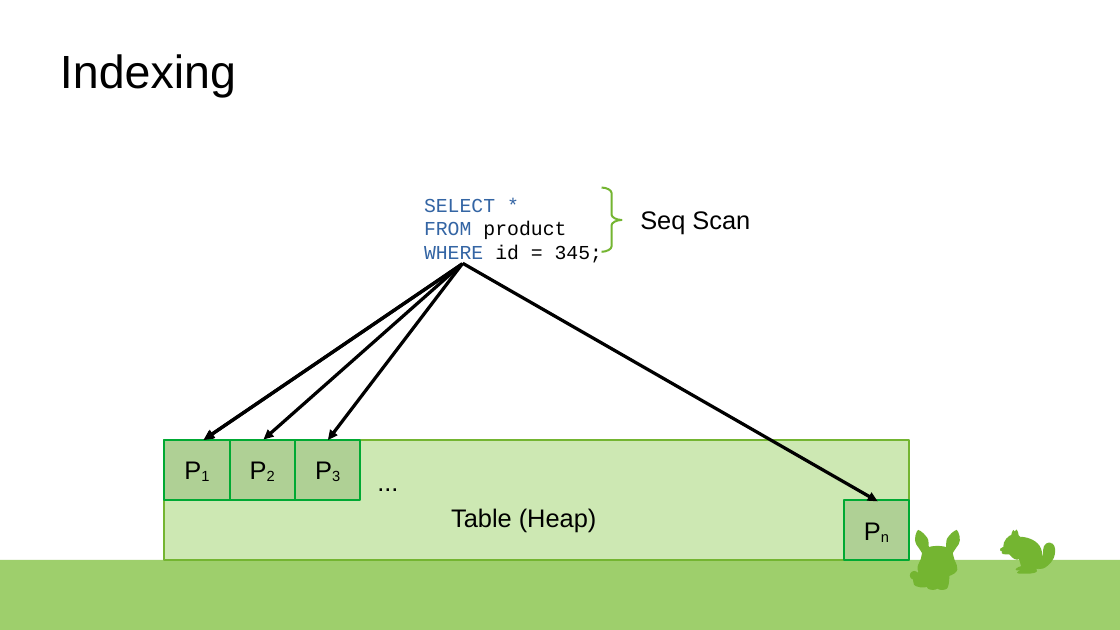
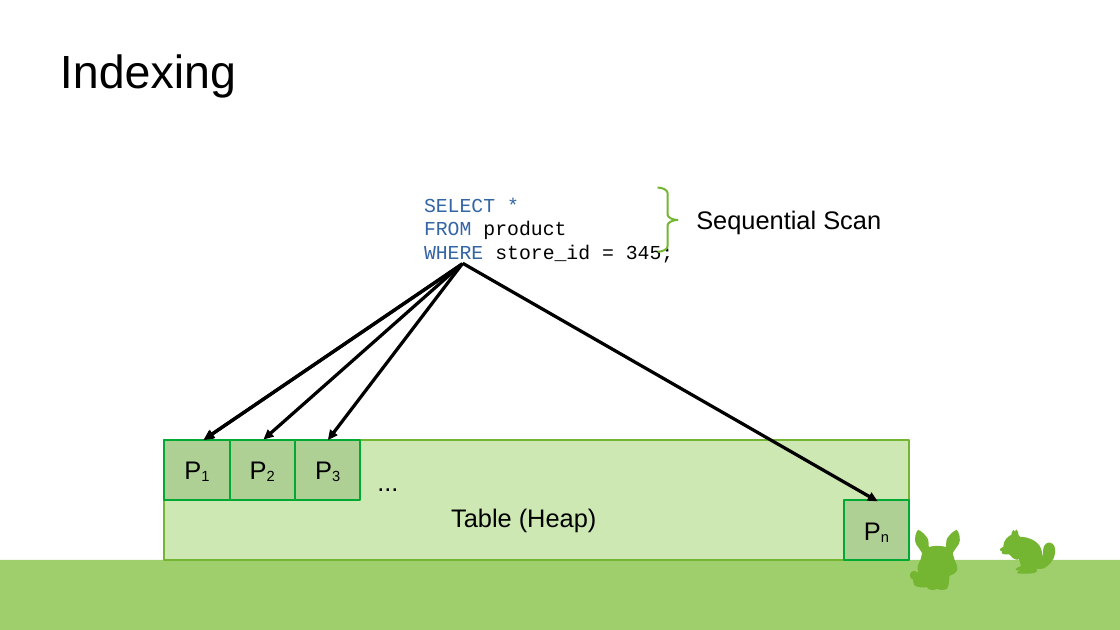
Before and after one commit to rsibanez89/postgres-indexing, a slide deck: slide 11 of Presentation.odp (slide 10 before the commit). Drawn at 1120x630 pixels with LibreOffice and Linux fonts; fonts in the diff are those of the drawing. Boxes give left, top, right and bottom in pixels: in the first picture for what was removed or moved away, otherwise in the second. Text is boxed around its words. In the diff, an @@ line names an element or a change of style, - is before the commit and + after.

```diff
--- a/Presentation.odp
+++ b/Presentation.odp
@@ text at bbox=[424, 199, 673, 265]: text changed; text colour #3465A4 to #000000 @@
-SELECT *
-FROM product
-WHERE id = 345;
+SELECT *
+FROM product
+WHERE store_id = 345;
@@ freeform shape: place and size @@
-freeform shape at bbox=[602, 188, 622, 252]
+freeform shape at bbox=[658, 188, 678, 252]
@@ text at bbox=[696, 210, 881, 234]: text changed @@
-Seq Scan
+Sequential Scan
```
Also in this commit, not shown: 5 other slides changed, 2 slides added, 1 slide removed, 8 other files.
